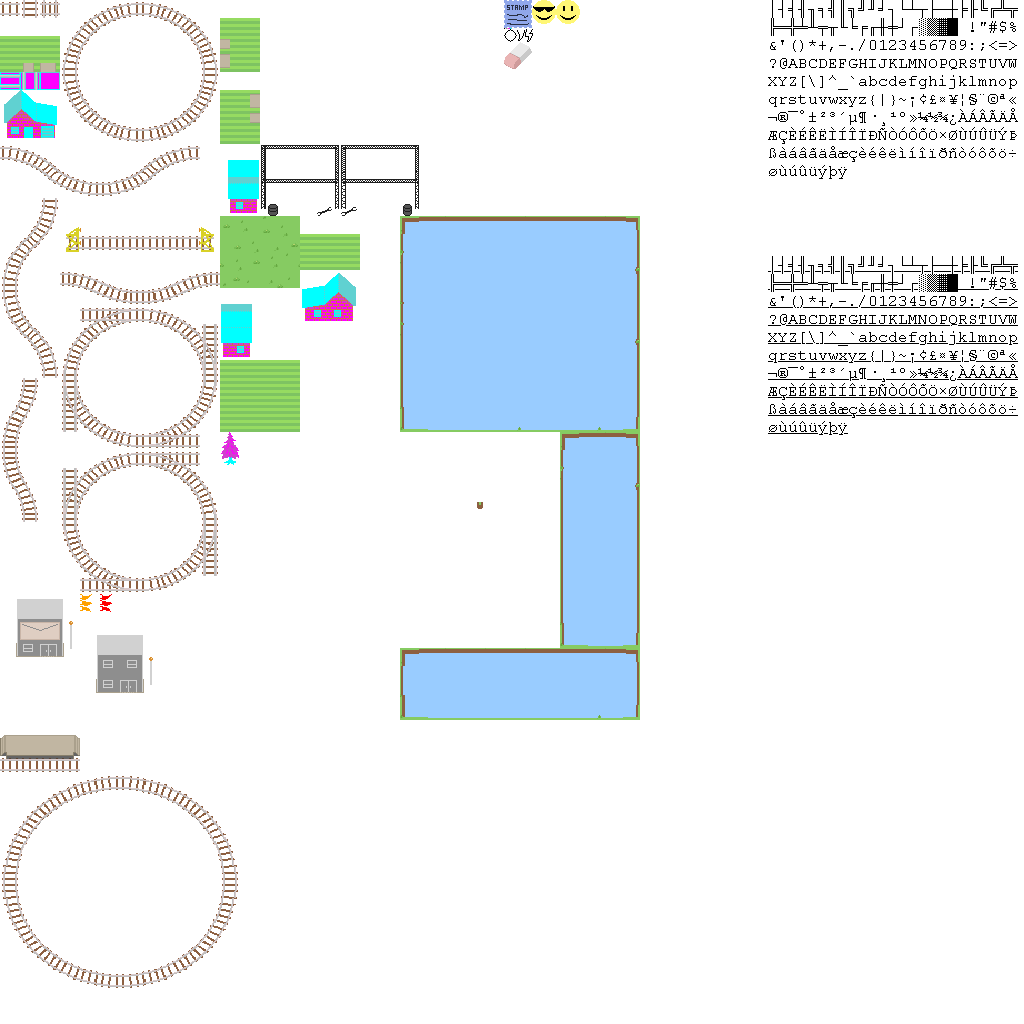
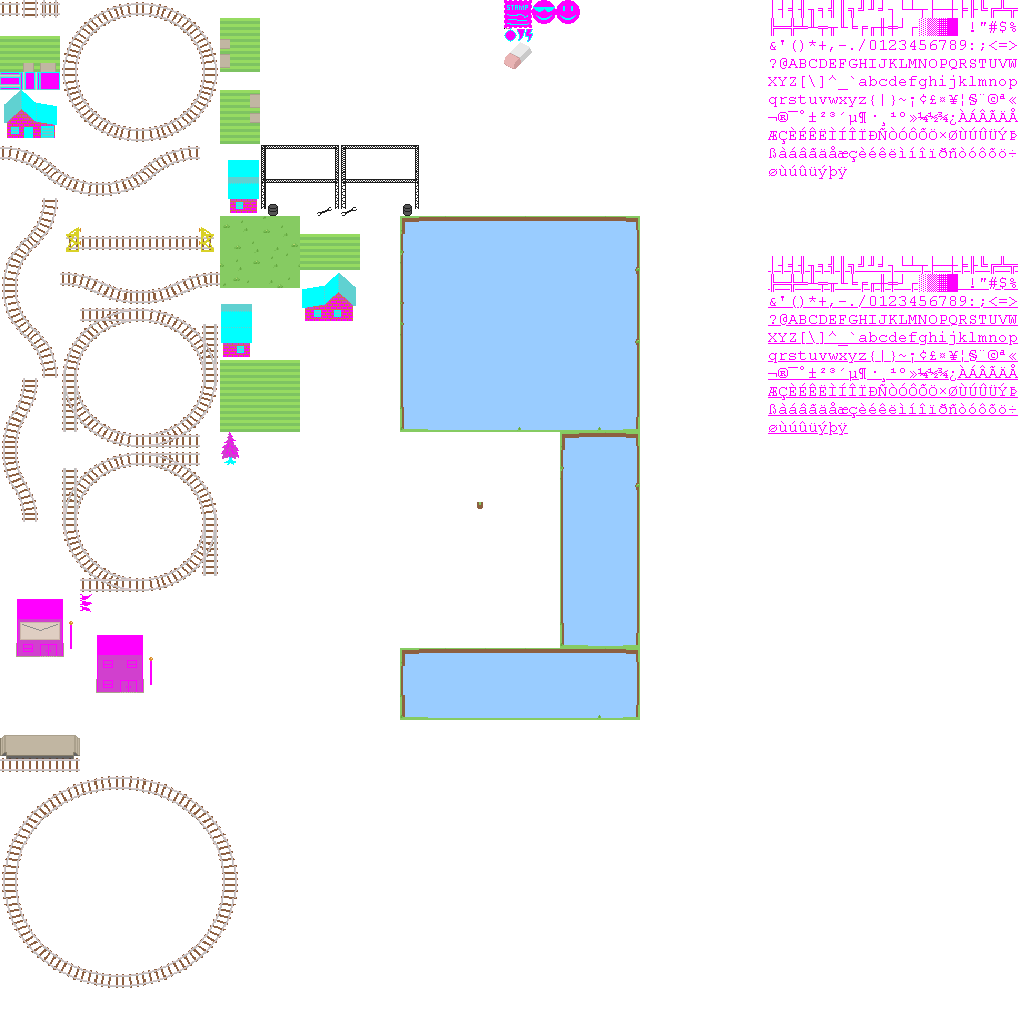
Layered file, before and after one edit (w=1024, h=1024). Changes by layer:
removed layer "Layer" over 504, 0, 1018, 435
painted on "base.png copy" over 0, 0, 1018, 692
